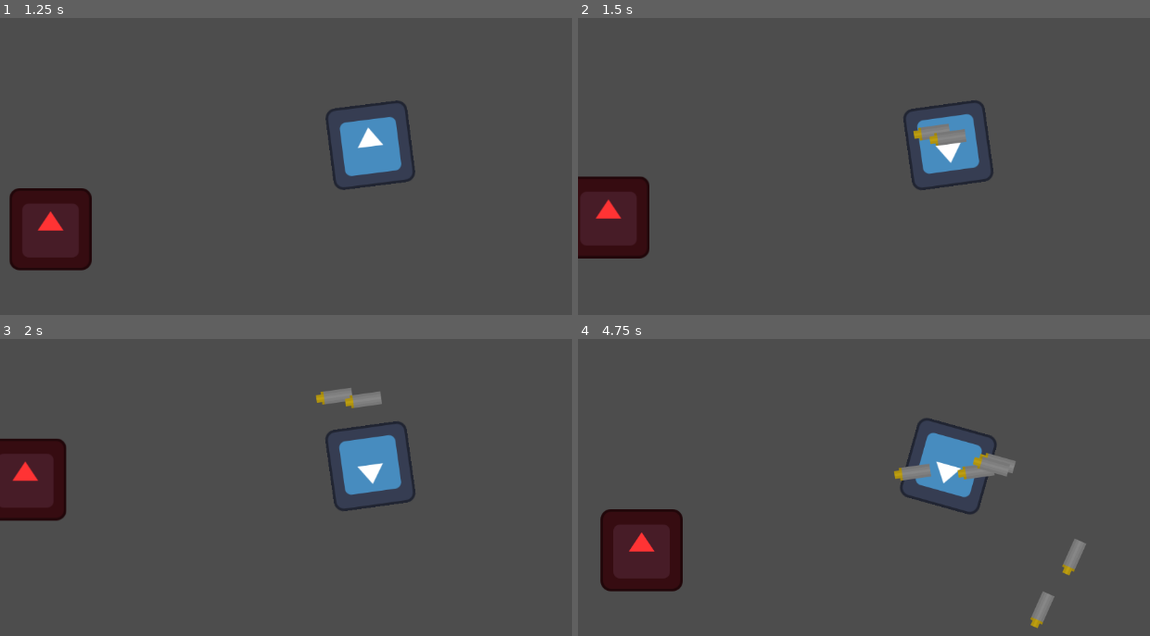
Above: before the commit, frames 1-4 (two rows, left to right).
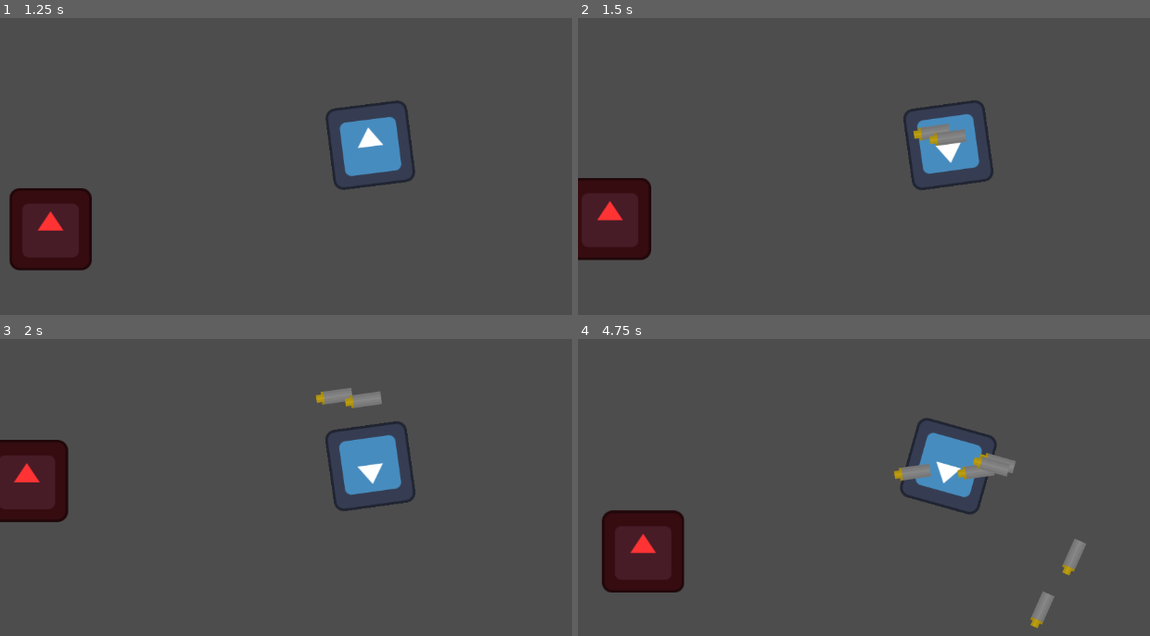
Above: after the commit, the same moments.

Repository: Do-Good-Games/MaskGameTest
Game: Godot game, scene res://testLevel.tscn
Same seed, same stepped clock (60 frames per second), same inputs: the game is played once before the commit and once after it. The engine's default icon, where the game draws it, is replaced by a stand-in: a white triangle on a blue panel in a dark square.
Inputs (mouse positions are in pixels of both pictures, inside the frame that each line leads up to):
- Up to frame 1 (1.25 s): tap Enter at 0.5 s; move the mouse to (531, 124) at 0.52 s; press the mouse at (531, 124) at 0.53 s; hold D (right) from 0.53 s (still down)
- Up to frame 2 (1.5 s): move the mouse to (801, 166) at 1.27 s; release D (right) at 1.28 s; release the mouse at (801, 166) at 1.28 s; hold S (down) from 1.28 s (still down); click (801, 166) at 1.35 s
- Up to frame 3 (2 s): keep holding S (down)
- Up to frame 4 (4.75 s): move the mouse to (1024, 374) at 2.02 s; release S (down) at 2.03 s; press the mouse at (1024, 374) at 2.03 s; hold D (right) 2.03-2.78 s; move the mouse to (909, 549) at 2.77 s; release the mouse at (909, 549) at 2.78 s; hold W (up) 2.78-3.53 s; click (909, 549) at 2.85 s; move the mouse to (outside the picture) at 3.52 s; press the mouse at (outside the picture) at 3.53 s; hold A (left) from 3.53 s (still down); move the mouse to (726, 404) at 4.27 s; release the mouse at (726, 404) at 4.28 s; click (726, 404) at 4.35 s

Frame 1 is identical in both runs. In frame 2, 0.3% of the frame differs, in the area x 0-13%, y 53-82%; in frame 3, 0.3%; in frame 4, 0.4%, in the area x 3-19%, y 57-86%.

Commit message:
collectable skeleton methods for grab and gravity

Diff:
--- a/Character/bobby_collectable.gd
+++ b/Character/bobby_collectable.gd
@@ -4,21 +4,20 @@
 var inGrab = false
 
 
-
-func get_input():
-	if Input.is_action_pressed("click"):
-		if(inGravity):
-			print("activate gravity")
-		if(inGrab):
-			print("active grab")
-
 func _process(delta: float) -> void:
 	if Input.is_action_just_pressed("click"):
-		print("clicked")
 		if(inGravity):
-			print("activate gravity")
+			activate_gravity(delta)
 		if(inGrab):
-			print("active grab")
+			activate_grab()
+			#self.queue_free()
+
+func activate_grab() -> void:
+	print("active grab")
+
+func activate_gravity(delta: float) -> void:
+	print("active gravity")
+	position += position.direction_to(position + Vector2(200,200)) * 200 * delta
 
 func _on_body_entered(body: Node2D) -> void:
 	print(body)
